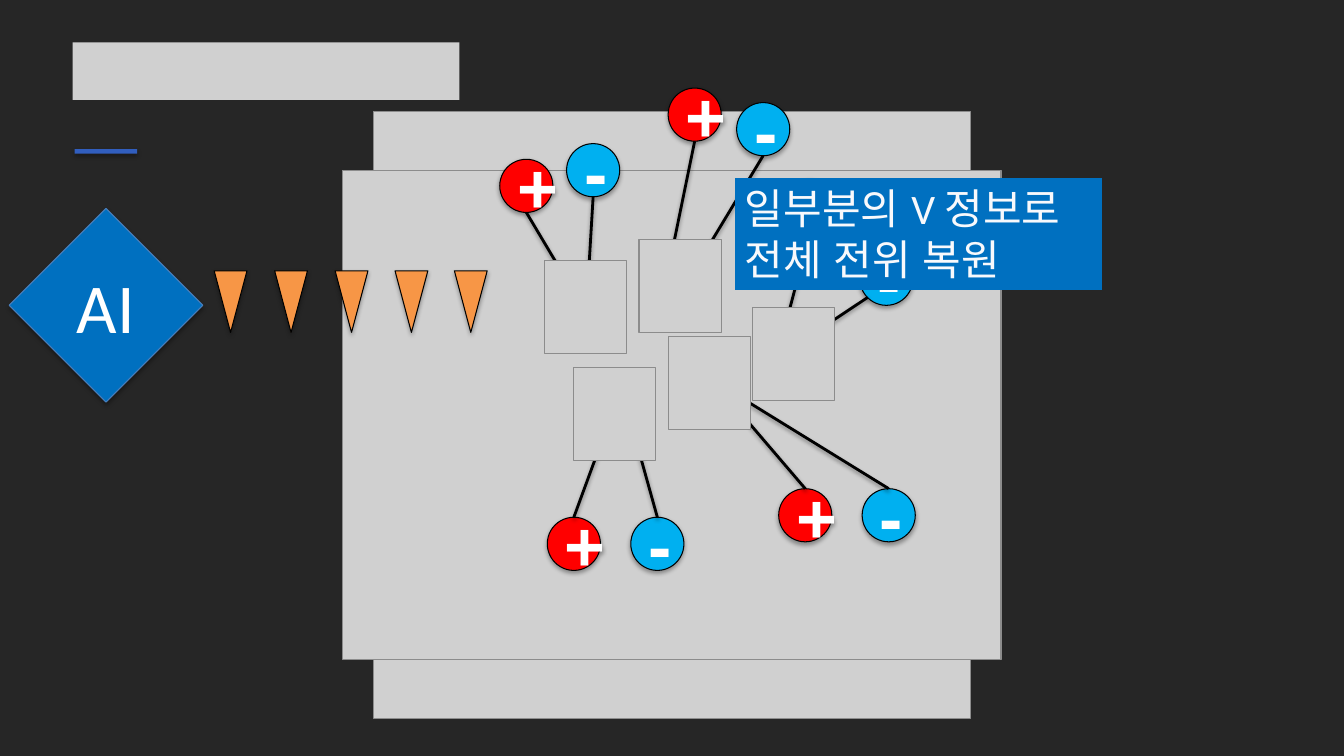
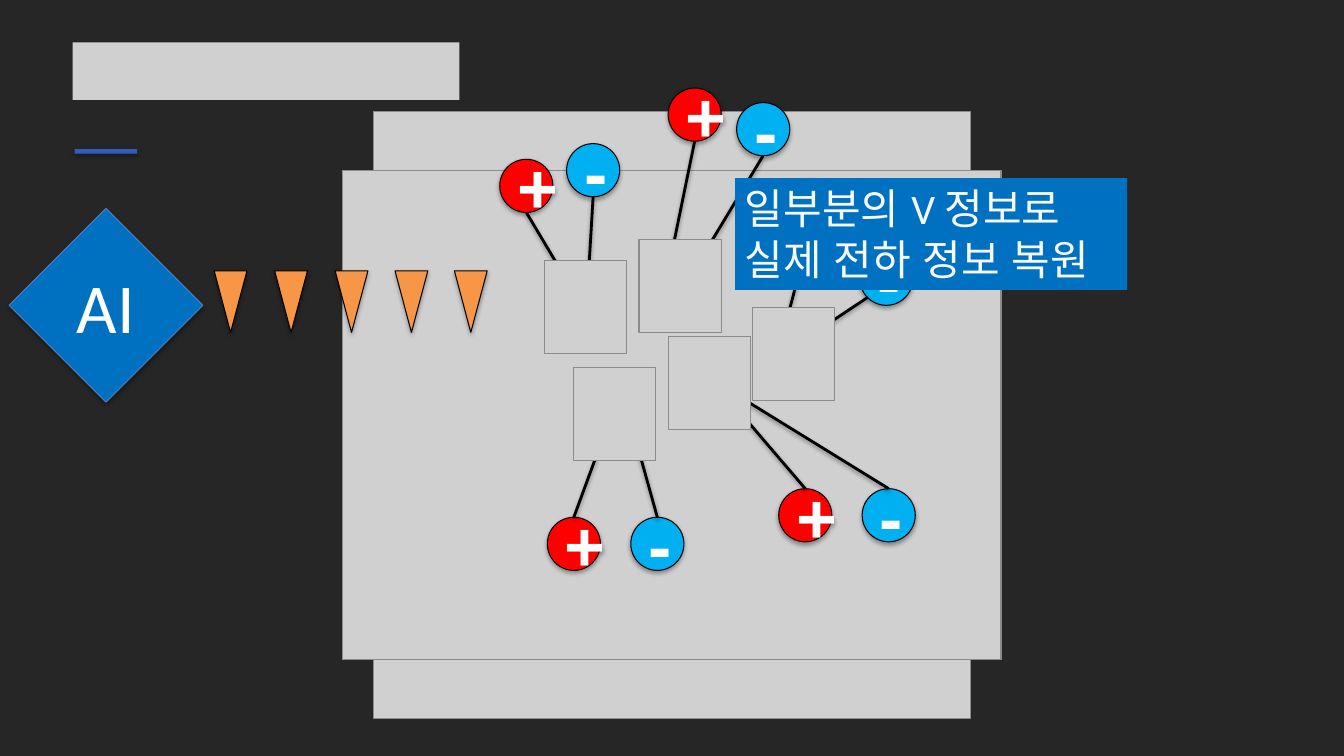
Before and after one commit to ohyunu525/KK-AI, a slide deck: slide 32 of Documents/보고서 파일.pptx. Drawn at 1344x756 pixels with LibreOffice and Linux fonts; fonts in the diff are those of the drawing; grey boxes stand for pictures. Boxes give left, top, right and bottom in pixels: in the first picture for what was removed or moved away, otherwise in the second. Text is boxed around its words. In the diff, an @@ line names an element or a change of style, - is before the commit and + after.

Commit message:
26-08-30-23:57

```diff
--- a/Documents/보고서 파일.pptx
+++ b/Documents/보고서 파일.pptx
@@ rectangle "일부분의 V 정보로 실제 전하 ...": place and size @@
-rectangle "일부분의 V 정보로 실제 전하 ..." at bbox=[735, 178, 1102, 290]
+rectangle "일부분의 V 정보로 실제 전하 ..." at bbox=[735, 178, 1127, 290]
@@ text in rectangle at bbox=[745, 189, 1089, 279]: text changed @@
-일부분의 V 정보로 전체 전위 복원
+일부분의 V 정보로 실제 전하 정보 복원
```
Also in this commit, not shown: 2 other slides changed, 1 slide added.
